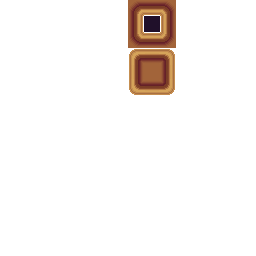
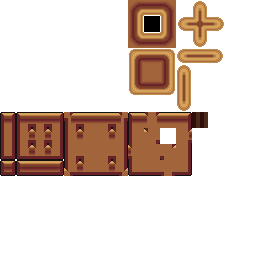
Layer changes from the first 256 x 256 image to the second:
added layer "Layer 6" above "Layer 6 copy 16" over (x1=192, y1=112, x2=208, y2=128)
added layer "Layer 6 copy 16" above "platformerautotiletemplate" over (x1=0, y1=112, x2=192, y2=176)
added layer "platformerautotiletemplate" above "Layer 5" over (x1=0, y1=112, x2=192, y2=176)
painted on "Layer 5" over (x1=129, y1=1, x2=224, y2=111)
